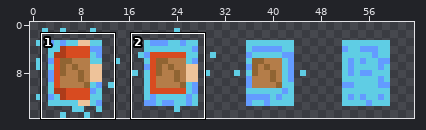
Two states of a pixel-art sprite, Assets/Resources/Textures/Dev/character_falling_water.png. The picture above shows the old version from afar; the outline marks the close-up.
Close-up. Earlier state:
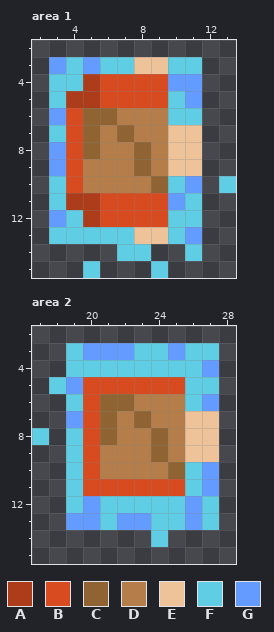
The file is 64x16 pixels. Shown: area 1: x 2..13, y 2..15; area 2: x 17..28, y 2..15. The commit also changed other parts of the picture, which this record leaves out.
Palette (. is transparent): A #ad3c1a  B #d84b20  C #906432  D #b47d49  E #eec39a  F #5fcde4  G #639bff
Pixels before, area 1, first column x 3:
 3 GFGFFEEFF..
 4 FFABBBBGG..
 5 FAABBBBFG..
 6 GBCCDDDFF..
 7 FBCDCDDEE..
 8 GBCDDCDEE..
 9 GBDDDCDEE..
10 FBDDDDCFG.F
11 FAABBBBGF..
12 GFABBBBFF..
13 FFFFFEEFG..
14 ....FF..F..
15 ..F...F....
Pixels before, area 2, first column x 17:
 3 ..FGGGFFGFF
 4 ..FFFFFFFFG
 5 .FGBBBBBBFF
 6 ..FBCCDDDFG
 7 ..GBCDCDDEE
 8 F.FBCDDCDEE
 9 ..FBDDDCDEE
10 ..FBDDDDCFG
11 ..FBBBBBBFG
12 ..FGFFFFFGF
13 ..GGFGGFFGF
14 .......F...
The result:
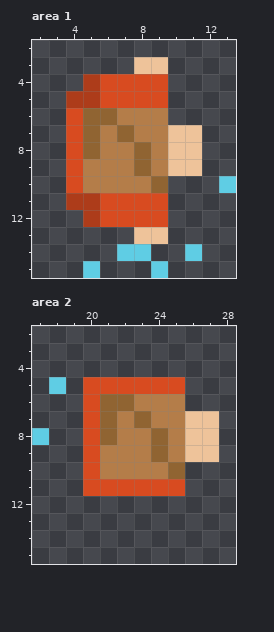
From old to new:
Changed rows in their new state; - is an unchanged pixel.
Area 1:
first column x 3:
 3 .....--..
 4 ..-----..
 5 .------..
 6 .------..
 7 .--------
 8 .--------
 9 .--------
10 .------..
11 .------..
12 ..-----..
13 .....--..
Area 2:
first column x 19:
 3 .........
 4 .........
 5 .------..
 6 .------..
 7 .--------
 8 .--------
 9 .--------
10 .------..
11 .------..
12 .........
13 .........
14 -----.---
Where, in picture pixels (left, top, right, bottom), the same in both close-ups:
erased: (49, 57, 202, 244)
erased: (66, 343, 219, 547)
